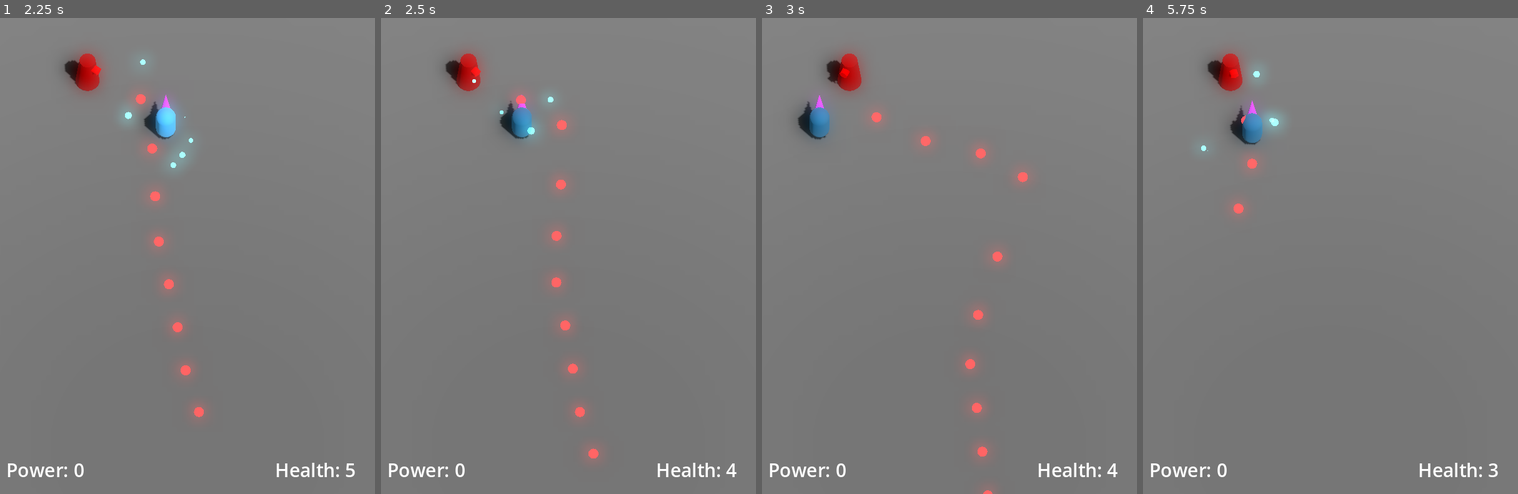
Above: before the commit, frames 1-4 (left to right).
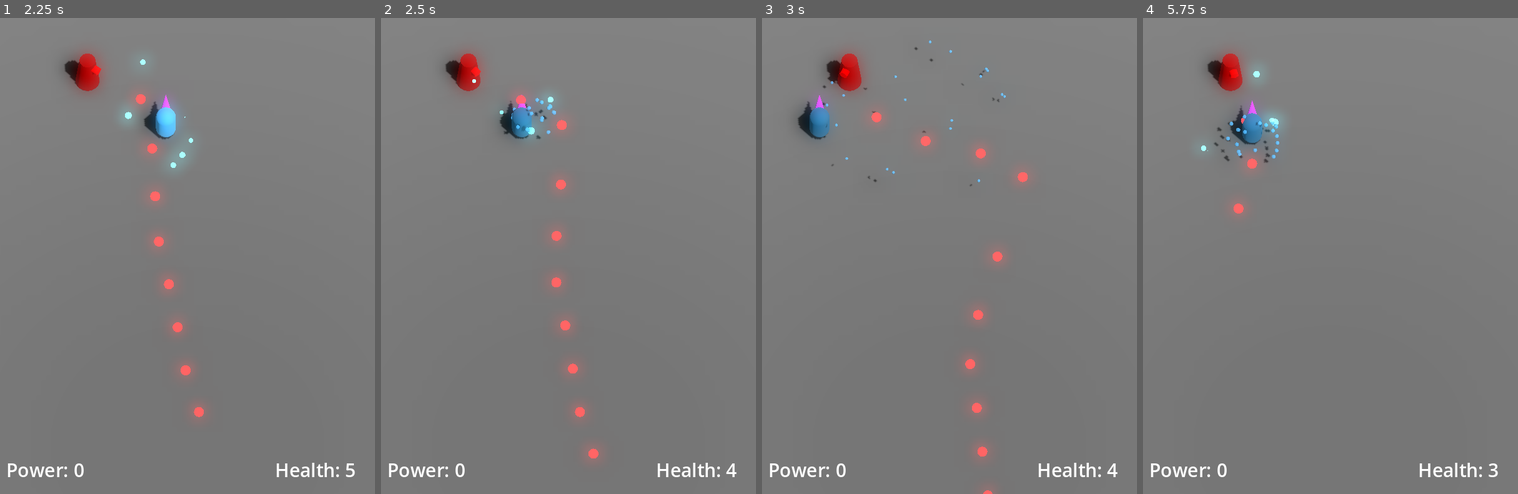
Above: after the commit, the same moments.

Repository: JackEvans24/bullet-absorb
Game: Godot game, scene res://scenes/main.tscn
Same seed, same stepped clock (60 frames per second), same inputs: the game is played once before the commit and once after it.
Inputs:
- Up to frame 1 (2.25 s): tap Enter at 0.5 s; hold K (absorb) 0.53-1.28 s; hold Up (move_forward) 0.53-2.03 s; tap J (fire) at 1.35 s; hold Left (move_left) from 2.03 s (still down); hold K (absorb) from 2.03 s (still down)
- Up to frame 2 (2.5 s): keep holding Left (move_left); keep holding K (absorb)
- Up to frame 3 (3 s): keep holding Left (move_left); release K (absorb) at 2.78 s; tap J (fire) at 2.85 s
- Up to frame 4 (5.75 s): release Left (move_left) at 3.53 s; hold Down (move_back) 3.53-4.28 s; hold K (absorb) 3.53-4.28 s; hold Right (move_right) 4.28-5.03 s; tap J (fire) at 4.35 s; hold Up (move_forward) from 5.03 s (still down); hold K (absorb) from 5.03 s (still down)

Frame 1 is identical in both runs. In frame 2, 0.1% of the frame differs, in the area x 32-47%, y 16-26%; in frame 3, 0.1%; in frame 4, 0.2%, in the area x 19-37%, y 20-31%.

Commit message:
feat: add particles on hurt

Diff:
--- a/prefabs/player.tscn
+++ b/prefabs/player.tscn
@@ -55,6 +55,26 @@
 bottom_radius = 0.3
 height = 1.0
 radial_segments = 8
+
+[sub_resource type="Curve" id="Curve_d1fyx"]
+_data = [Vector2(0, 1), 0.0, 0.0, 0, 0, Vector2(1, 0), -2.81353, 0.0, 0, 0]
+point_count = 2
+
+[sub_resource type="CurveTexture" id="CurveTexture_ifrih"]
+curve = SubResource("Curve_d1fyx")
+
+[sub_resource type="ParticleProcessMaterial" id="ParticleProcessMaterial_wwwn5"]
+direction = Vector3(0, 1, 0)
+spread = 75.0
+initial_velocity_min = 8.0
+initial_velocity_max = 8.0
+scale_curve = SubResource("CurveTexture_ifrih")
+turbulence_noise_speed_random = 0.27
+
+[sub_resource type="SphereMesh" id="SphereMesh_3tq4p"]
+material = ExtResource("2_di4ke")
+radius = 0.1
+height = 0.2
 
 [node name="Player" type="CharacterBody3D"]
 transform = Transform3D(1, 0, 0, 0, 1, 0, 0, 0, 1, 0, 1, 0)
@@ -121,6 +141,14 @@
 transform = Transform3D(1, 0, 0, 0, -4.37114e-08, 1, 0, -1, -4.37114e-08, 0, 0.5, -0.8)
 mesh = SubResource("CylinderMesh_ugy6r")
 
+[node name="HurtParticles" type="GPUParticles3D" parent="Pivot"]
+emitting = false
+amount = 20
+one_shot = true
+explosiveness = 1.0
+process_material = SubResource("ParticleProcessMaterial_wwwn5")
+draw_pass_1 = SubResource("SphereMesh_3tq4p")
+
 [node name="GroundDetection" type="CollisionShape3D" parent="."]
 shape = ExtResource("11_p7nyd")
 
--- a/scripts/main.gd
+++ b/scripts/main.gd
@@ -9,8 +9,8 @@
 func _ready():
 	turret.set_target(player)
 
-	player.health_changed.connect(_on_player_health_changed)
-	player.health_changed.connect(hud._on_health_changed)
+	player.damage_taken.connect(_on_damage_taken)
+	player.died.connect(_on_player_died)
 	player.power_count_changed.connect(hud._on_absorb_count_changed)
 
 	hud._on_health_changed(player.current_health)
@@ -20,7 +20,8 @@
 		get_tree().call_group("bullet", "queue_free")
 		get_tree().reload_current_scene()
 
-func _on_player_health_changed(current_health: float):
-	if current_health > 0:
-		return
+func _on_damage_taken():
+	hud._on_health_changed(player.current_health)
+
+func _on_player_died():
 	is_dead = true
--- a/scripts/player/health.gd
+++ b/scripts/player/health.gd
@@ -12,7 +12,7 @@
 var is_recovering = false
 
 func take_damage(damage: float):
-	if is_recovering:
+	if is_recovering or current_health <= 0:
 		return
 
 	current_health = max(0.0, current_health - damage)
--- a/scripts/player/player.gd
+++ b/scripts/player/player.gd
@@ -2,7 +2,8 @@
 extends CharacterBody3D
 
 signal power_count_changed(count: int)
-signal health_changed(current_health: float)
+signal damage_taken
+signal died
 
 @export var fall_acceleration = 10
 
@@ -22,6 +23,7 @@
 	power_count_changed.connect(aim._on_power_count_changed)
 
 	health.damage_taken.connect(_on_damage_taken)
+	health.damage_taken.connect(body._on_damage_taken)
 	health.recovery_changed.connect(body._on_recovery_changed)
 
 	absorb.bullet_absorbed.connect(_on_absorb)
@@ -44,7 +46,7 @@
 	move_and_slide()
 
 func _on_damage_taken(_damage_taken: float):
-	health_changed.emit(current_health)
+	damage_taken.emit()
 
 	if current_health <= 0:
 		die()
@@ -52,6 +54,7 @@
 func die():
 	move.can_move = false
 	aim.can_aim = false
+	died.emit()
 
 func _on_absorb():
 	power_count += 1
--- a/scripts/player/player_body.gd
+++ b/scripts/player/player_body.gd
@@ -5,6 +5,12 @@
 @export var recovery_material: Material
 
 @onready var body: MeshInstance3D = $Body
+@onready var hurt_particles: GPUParticles3D = $HurtParticles
 
 func _on_recovery_changed(is_recovering: bool):
 	body.set_surface_override_material(0, recovery_material if is_recovering else default_material)
+
+func _on_damage_taken(damage_taken: float):
+	if damage_taken <= 0:
+		return
+	hurt_particles.restart()
Not shown: 1 places in prefabs/player.tscn that only renumber resources
